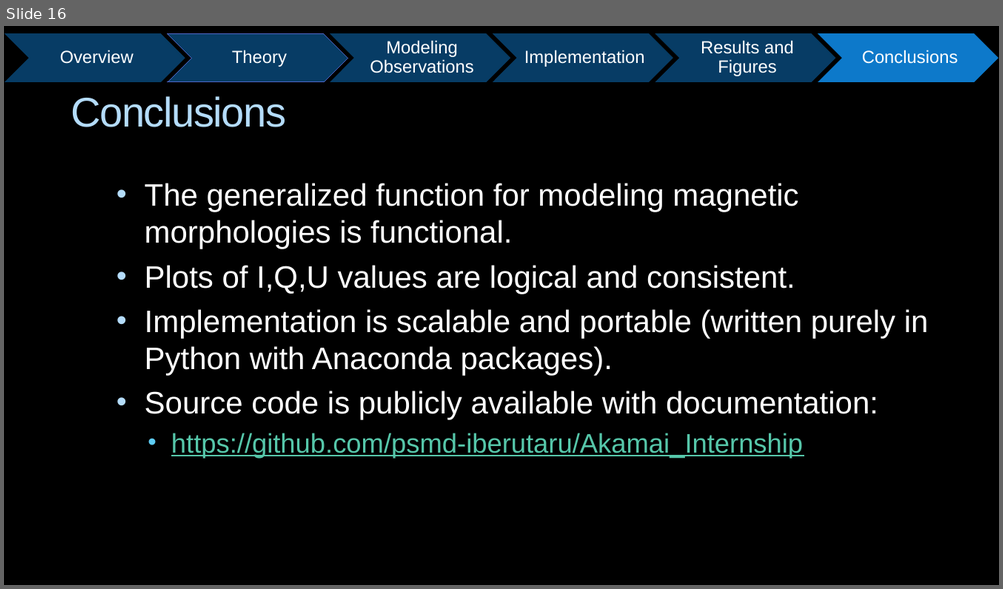
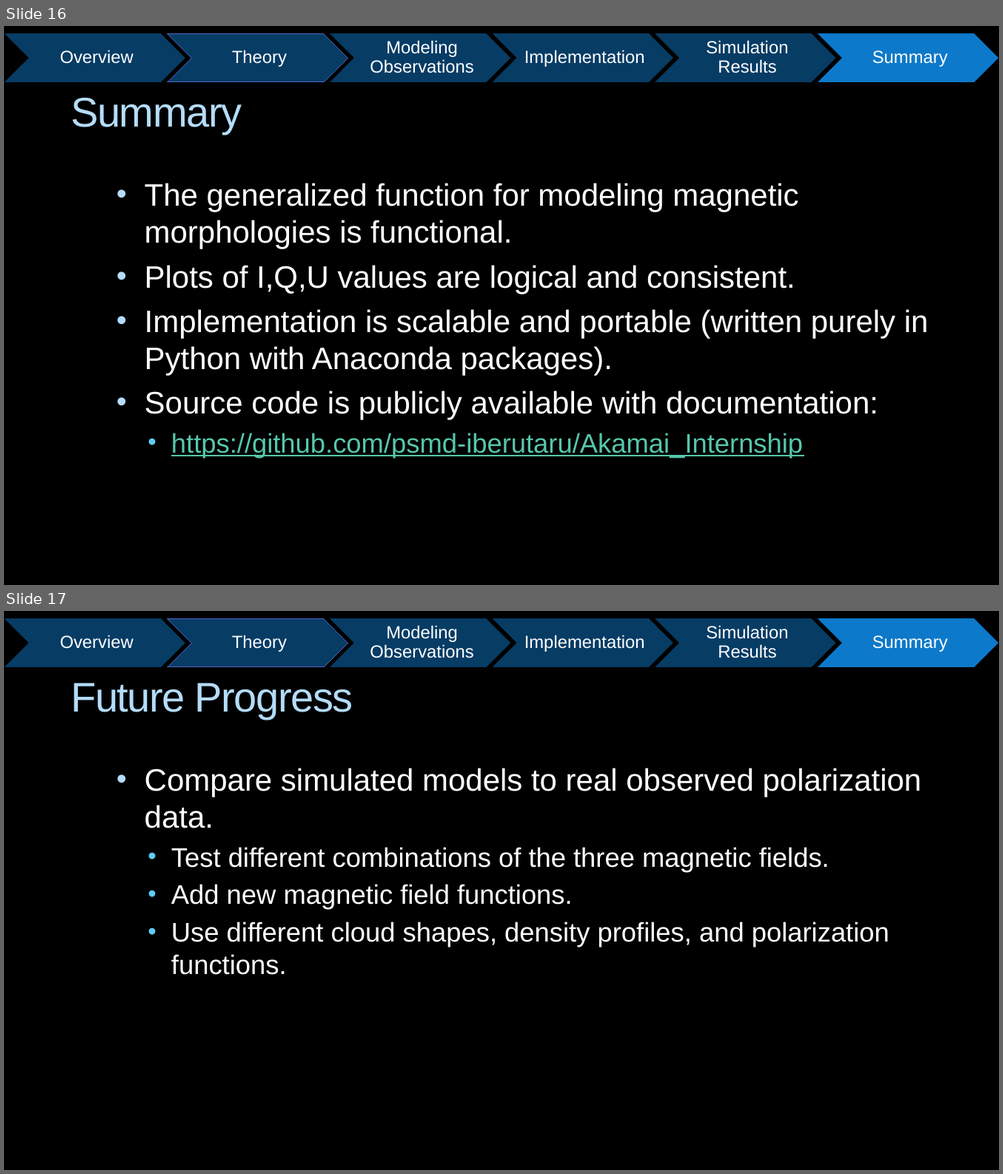
Before and after one commit to psmd-iberutaru/Akamai-Internship, a slide deck: Akamai/Final_Presentation/Akamai_Final_Presentation.pptx. Shown one above the other, each under a label of ours: slide 16 before the commit, slides 16 and 17 after it. The pictures are 1003x589 and 1003x1174 pixels, drawn with LibreOffice and Linux fonts; fonts in the diff are those of the drawing; background and template pictures are left out. Boxes give left, top, right and bottom in pixels: in the first picture for what was removed or moved away, otherwise in the second. Text is boxed around its words. In the diff, an @@ line names an element or a change of style, - is before the commit and + after.

```diff
--- a/Akamai/Final_Presentation/Akamai_Final_Presentation.pptx
+++ b/Akamai/Final_Presentation/Akamai_Final_Presentation.pptx
@@ slide 17 added at (4, 611, 999, 1170), background picture (left out) @@
@@ group added at (5, 618, 998, 667): 6 chevrons, 6 texts @@
+Overview
+Theory
+Modeling Observations
+Implementation
+Simulation Results
+Summary
@@ title added at (71, 683, 353, 719), 40 pt, text #B4DCFA @@
+Future Progress
@@ text added at (145, 768, 922, 975), 26 pt, text #FFFFFF @@
+• Compare simulated models to real observed polarization data.
+  • Test different combinations of the three magnetic fields.
+  • Add new magnetic field functions.
+  • Use different cloud shapes, density profiles, and polarization functions.
@@ slide 16 changed as well @@
@@ text at (706, 40, 788, 73): text changed @@
-Results and Figures
+Simulation Results
@@ text at (872, 50, 948, 67): text changed @@
-Conclusions
+Summary
@@ title at (71, 98, 242, 134): text changed @@
-Conclusions
+Summary
```
Also in this commit, not shown: 16 other slides changed, 2 other slides added, 22 other files.
